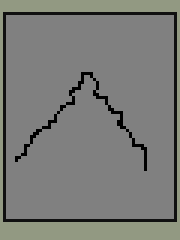
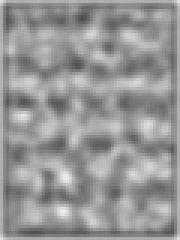
Layered file, before and after one edit (180 × 240). Changes by layer:
added layer "Layer 1" above "Background" over [0, 0, 180, 240]
added layer "Background" over [0, 0, 180, 240]
